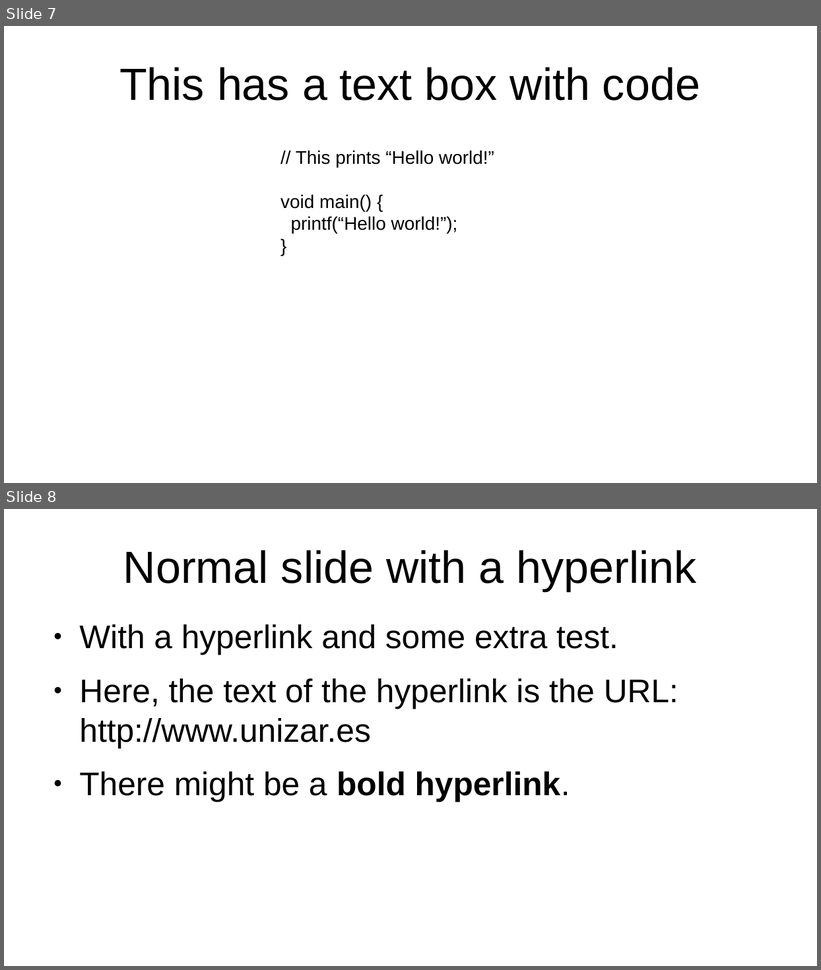
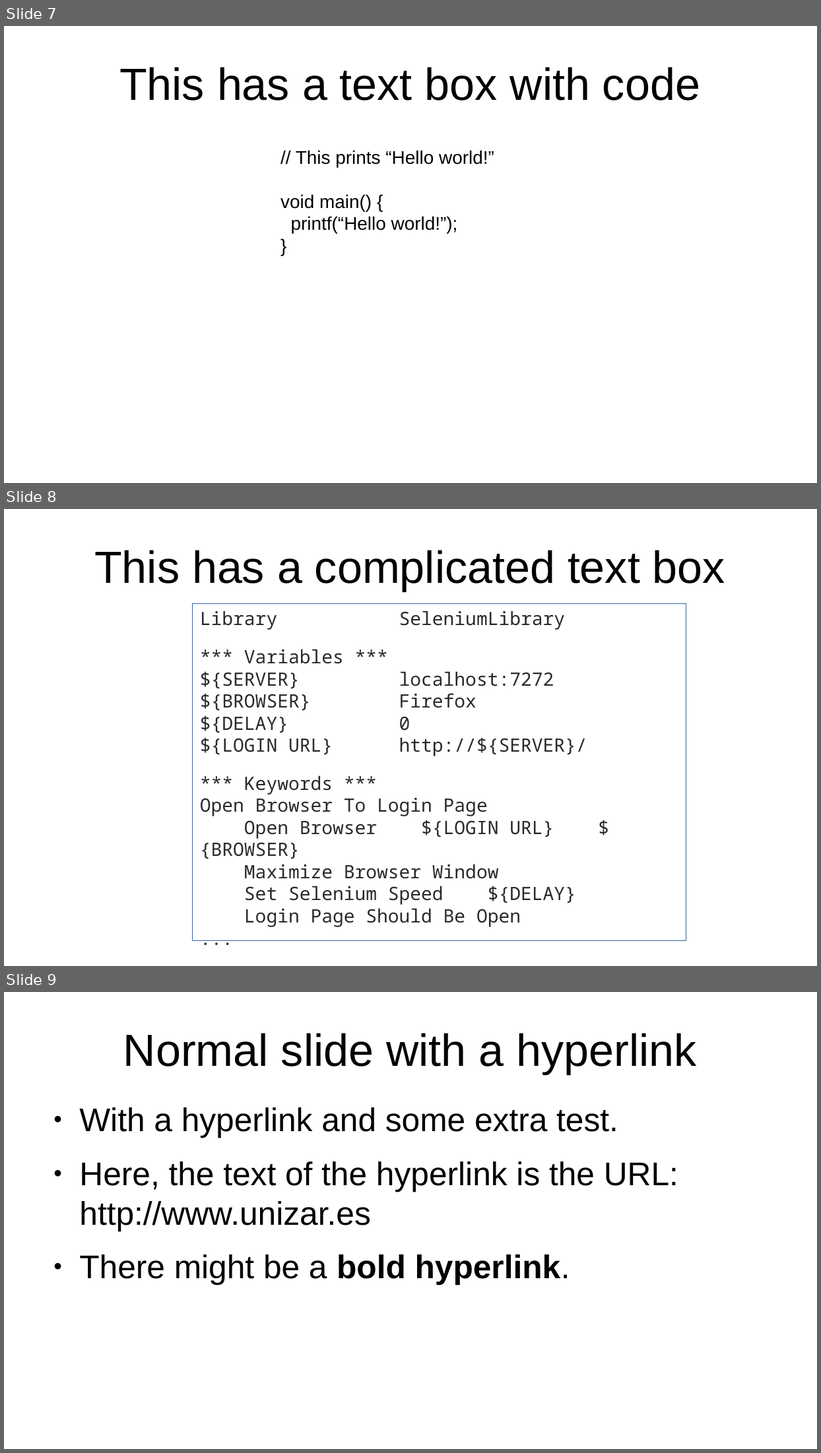
Before and after one commit to rbejar/odpmkd, a slide deck: examples/simple.odp. Shown one above the other, each under a label of ours: slides 7 and 8 before the commit, slides 7, 8 and 9 after it. The pictures are 821x970 and 821x1453 pixels, drawn with LibreOffice and Linux fonts; fonts in the diff are those of the drawing. Boxes give left, top, right and bottom in pixels: in the first picture for what was removed or moved away, otherwise in the second. Text is boxed around its words. In the diff, an @@ line names an element or a change of style, - is before the commit and + after.

Commit message:
Fixed processing of complicated textboxes.

```diff
--- a/examples/simple.odp
+++ b/examples/simple.odp
@@ slide 8 added at (4, 509, 817, 966), background #FFFFFF @@
@@ title added at (94, 550, 725, 591), 44 pt, text #000000 @@
+This has a complicated text box
@@ rectangle added at (193, 603, 686, 941), outline #3465A4 0 pt, 18 pt, text #2A2A2A @@
+Library SeleniumLibrary
+*** Variables ***
+${SERVER} localhost:7272
+${BROWSER} Firefox
+${DELAY} 0
+${LOGIN URL} http://${SERVER}/
+*** Keywords ***
+Open Browser To Login Page
+Open Browser ${LOGIN URL} ${BROWSER}
+Maximize Browser Window
+Set Selenium Speed ${DELAY}
+Login Page Should Be Open
+...
@@ what was slide 8 is now slide 9 @@
```
Also in this commit, not shown: 2 other files.
